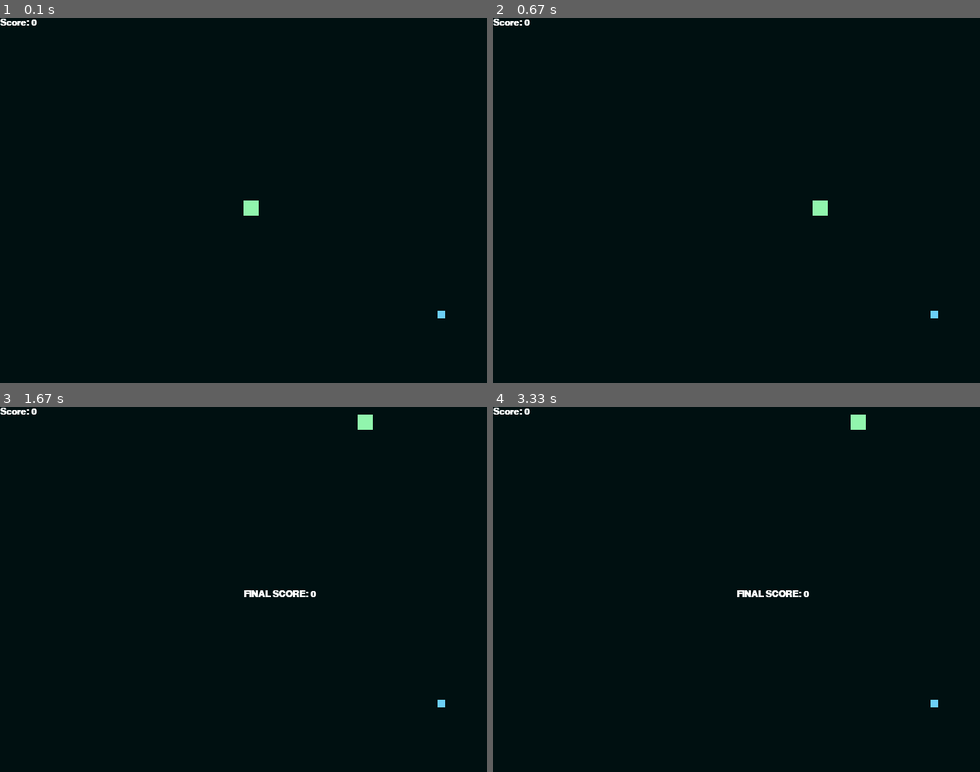
Above: before the commit, frames 1-4 (two rows, left to right).
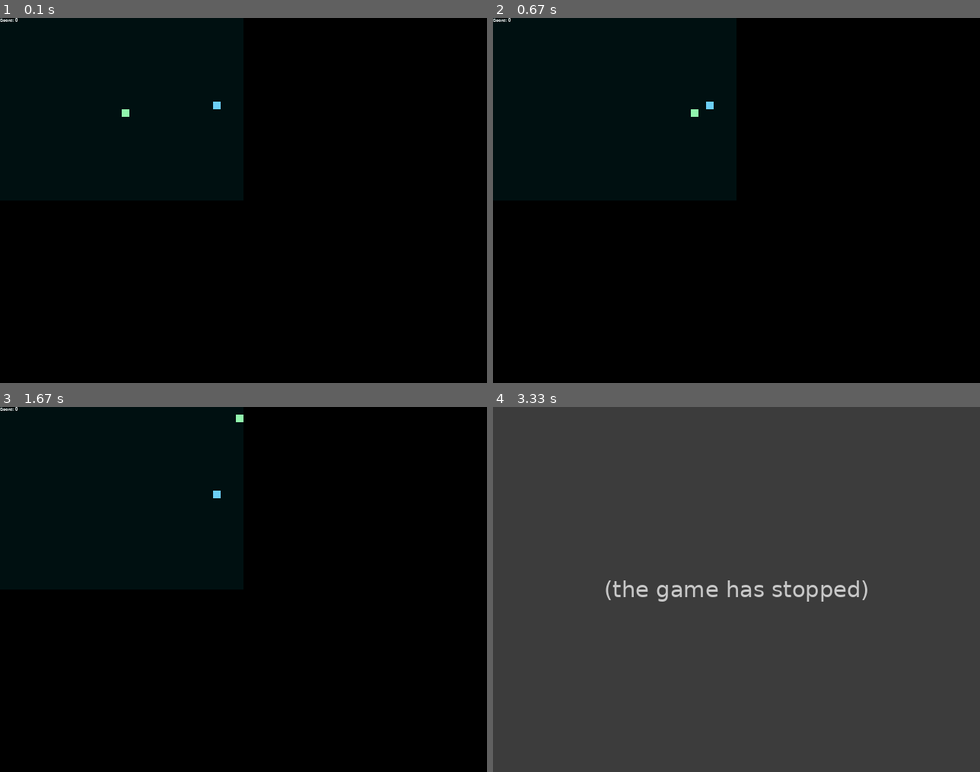
Above: after the commit, the same moments.

Repository: HoweZae/pygame
Game: pygame game, started from snake/main.py
Two runs of this game, one before a commit and one after it. Both use one fixed random seed, a clock stepped at 60 frames per second and the inputs below.
Inputs:
- Up to frame 1 (0.1 s): no input
- Up to frame 2 (0.67 s): hold D from 0.33 s (still down)
- Up to frame 3 (1.67 s): release D at 0.8 s; hold W 0.83-1.13 s
- Up to frame 4 (3.33 s): no input

The runs differ from the first frame. In frame 1, 0.3% of the frame differs, in the area x 0-92%, y 0-83%; in frame 2, 0.3%; in frame 3, 0.5%; in frame 4, 100%, in the area x 0-100%, y 0-100%.
After the commit the program exited at 3.2 s; later frames show no game.

Commit message:
started a new project "crosshair shooter" and some commits i forgot to do last time

Diff:
--- a/cocoa/main.py
+++ b/cocoa/main.py
@@ -1,7 +1,8 @@
 import pygame
 import sys
 
-from vardata import *
+from scripts.classes import *
+from scripts.variables import *
 
 pygame.init()
 
@@ -22,6 +23,7 @@
         screen.fill('white')
         pygame.draw.rect(screen, (108, 207, 246), [20, 20, 20, 20])
 
+        #rendering
         WINDOW.blit(pygame.transform.scale(screen, (windowW, windowH)), (0, 0))
         pygame.display.update()
         CLOCK.tick(60)
--- /dev/null
+++ b/crosshair shooter/main.py
@@ -0,0 +1,48 @@
+import pygame, sys
+
+from pygame.transform import scale
+
+class Crosshair(pygame.sprite.Sprite):
+    def __init__(self):
+        super().__init__()
+        self.image = scale(pygame.image.load("crosshair shooter\crosshair.png"), (640, 480))
+        self.rect = self.image.get_rect()
+
+    def update(self):
+        self.rect.center = pygame.mouse.get_pos()
+
+    def shoot(self):
+        pass
+
+pygame.init()
+CLOCK = pygame.time.Clock()
+
+# GAME SCREEN
+WINDOW = pygame.display.set_mode((640, 480))
+screen = pygame.Surface((320, 240))
+
+# BACKGROUND
+grass = pygame.image.load("crosshair shooter\grass.png")
+
+# CROSSHAIR
+xhair = Crosshair()
+xhair_group = pygame.sprite.Group()
+xhair_group.add(xhair)
+
+while True:
+    for event in pygame.event.get():
+        if event.type == pygame.QUIT:
+            pygame.quit()
+            sys.exit()
+
+    for x in range(0, 320, 32):
+        for y in range(0, 240, 32):
+            screen.blit(grass, (x, y))
+
+    WINDOW.blit(scale(screen, (640, 480)), (0, 0))
+
+    xhair_group.draw(WINDOW)
+    xhair_group.update()
+
+    pygame.display.update()
+    CLOCK.tick(60)
--- /dev/null
+++ b/snake/classes.py
@@ -0,0 +1,18 @@
+import pygame
+
+# SNAKE CLASS (to be continued)
+class Snake:
+    def __init__(self, size, body, x, y):
+        self.size = size
+        self.body = body
+
+        self.head = pygame.Surface((size, size))
+        self.head.center = (x, y)
+
+    def render(self):
+        for e in self.body:
+            pass
+
+    def lengthen(self):
+        self.size += 1
+        pass
--- a/snake/main.py
+++ b/snake/main.py
@@ -2,58 +2,16 @@
 import time
 import random
 
-# SNAKE CLASS (to be continued)
-class Snake:
-    def __init__(self, color, size, body, bodylength, x, y):
-        self.image = pygame.Surface([])
-        self.fill(color)
-
-    def render(self):
-        for e in self.body:
-            pass
-
-    def lengthen(self):
-        self.size += 1
-        pass
-
-# INITIALIZATION OF GLOBAL CONSTANTS
-# colors:
-c_white = (255,255,255)
-c_richblack = (0, 16, 17)
-c_babyblue = (108, 207, 246)
-c_lightgreen = (145, 245, 173)
-c_lavender = (108, 207, 246)
-
-c_snake = c_lightgreen
-c_food = c_babyblue
-c_bg = c_richblack
-c_contrast = (abs(255-c_bg[0]), abs(255-c_bg[1]), abs(255-c_bg[2]))
-c_text = c_white
-
-# screen size:
-scr_width = 640
-scr_height = 480
-
-# snake/game:
-s_size = 20
-s_speed = 10
-s_foodsize = 10
-
-# message
-# UNOPTIMIZED; find a way to do this that does not make use of strings as keys
-msg_types = {
-    "lose": (c_text, scr_width//2, scr_height//2),
-    "score": (c_text, 0, 0),
-    "update": (c_text, 540, 0)
-}
+from variables import *
 
 pygame.init()
 pygame.display.set_caption('Snake by HoweZae')
 
 # INITIALIZATION OF GAME PARAMETERS
 CLOCK = pygame.time.Clock()
-SCREEN = pygame.display.set_mode((scr_width, scr_height))
-FONT_DEFAULT = pygame.font.SysFont("SF Mono", 18, bold = True)
+WINDOW = pygame.display.set_mode((scr_width*2, scr_height*2), pygame.HWSURFACE | pygame.DOUBLEBUF)
+SCREEN = pygame.surface.Surface((scr_width, scr_height))
+FONT_DEFAULT = pygame.font.SysFont("SF Mono", 9, bold = True)
 
 # GAME FUNCTIONS
 def message(type, s):
@@ -63,8 +21,8 @@
     pygame.display.update()
 
 def generateFood():
-    x = (random.randint(20, (scr_width-s_size) // 20) * 19) + 5
-    y = (random.randint(20, (scr_height-s_size) // 20) * 19) + 5
+    x = (random.randint(10, (scr_width-s_size) // 10) * 10)
+    y = (random.randint(10, (scr_height-s_size) // 10) * 10)
     return x, y
 
 # GAME MAIN
@@ -115,8 +73,9 @@
             del s_body[0]
 
         # lose condition
-        if (s_posx >= scr_width - s_size//2 or s_posx <= 0) or (s_posy >= scr_height - s_size//2 or s_posy <= 0) or ((s_posx,s_posy) in s_body[:-1:]):
+        if (s_posx >= scr_width or s_posx <= 0) or (s_posy >= scr_height or s_posy <= 0):
             message("lose", "FINAL SCORE: " + str(s_score))
+            print(s_posx, s_posy)
             time.sleep(2)
             break
 
@@ -138,6 +97,7 @@
             s_bodylength += 1
 
         # GAME UPDATE
+        WINDOW.blit(pygame.transform.scale(SCREEN, (scr_width, scr_height)), (0, 0))
         pygame.display.update()
         CLOCK.tick(30)
 
--- /dev/null
+++ b/snake/variables.py
@@ -0,0 +1,34 @@
+import math
+
+# CONSTANTS
+# colors:
+c_white = (255,255,255)
+c_richblack = (0, 16, 17)
+c_babyblue = (108, 207, 246)
+c_lightgreen = (145, 245, 173)
+c_lavender = (108, 207, 246)
+
+# screen size:
+scr_width = 320
+scr_height = 240
+
+# snake/game:
+s_size = 10
+s_speed = 10
+s_foodsize = 10
+
+
+# DEPENDENT VARIABLES
+c_snake = c_lightgreen
+c_food = c_babyblue
+c_bg = c_richblack
+c_contrast = (abs(255-c_bg[0]), abs(255-c_bg[1]), abs(255-c_bg[2]))
+c_text = c_white
+
+# message
+# UNOPTIMIZED; find a way to do this that does not make use of strings as keys
+msg_types = {
+    "lose": (c_text, scr_width//4, scr_height//4),
+    "score": (c_text, 0, 0),
+    "update": (c_text, 100, 0)
+}
--- a/test2.py
+++ /dev/null
@@ -1,21 +0,0 @@
-import pygame
-# from pygame.locals import *
-
-def main():
-    pygame.init()
-    screen = pygame.display.set_mode((640, 480), pygame.HWSURFACE| pygame.DOUBLEBUF| pygame.RESIZABLE)
-    pic = pygame.surface.Surface((320, 240))
-    pic.fill('white')
-
-    while True:
-        for event in pygame.event.get():
-            if event.type == QUIT:
-                pygame.display.quit()
-
-        pygame.draw.rect(pic, (108, 207, 246), [20, 20, 20, 20])
-
-        screen.blit(pygame.transform.scale(pic, (640, 480)), (0,0))
-        # screen.blit(pygame.transform.scale(fake_screen, screen.get_rect().size), (0, 0))
-        pygame.display.flip()
-
-main()
Binary file added: cocoa/images/bg.png
Binary file changed: cocoa/images/sketch.png
Binary file added: crosshair shooter/crosshair.png
Binary file added: crosshair shooter/grass.png
Empty file removed: snake/vardata.py
